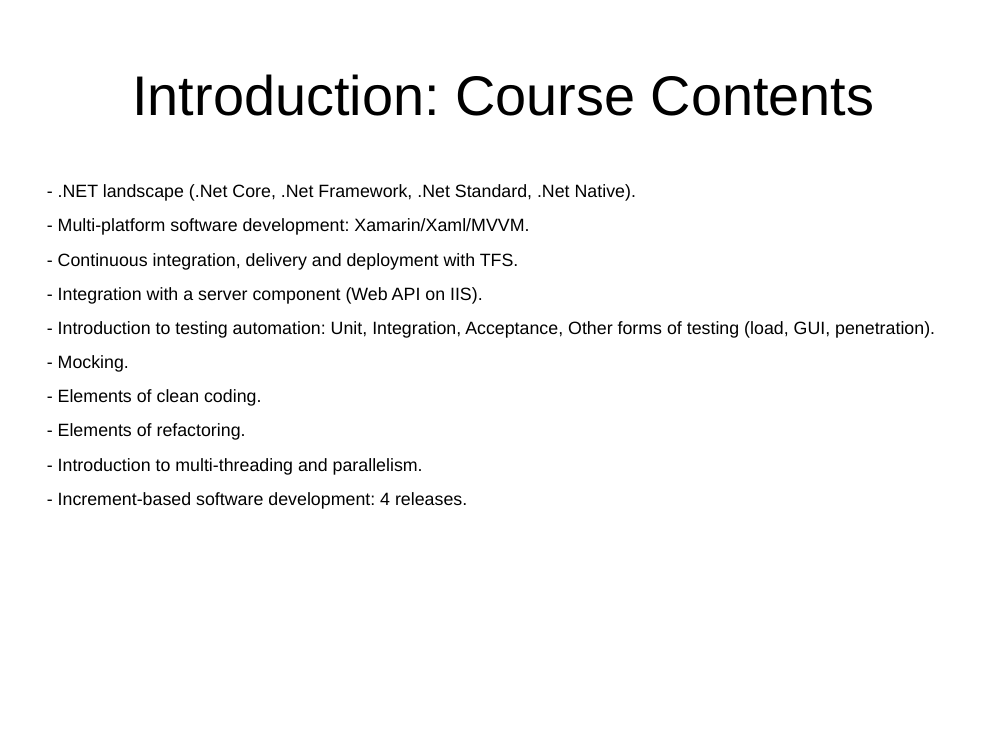
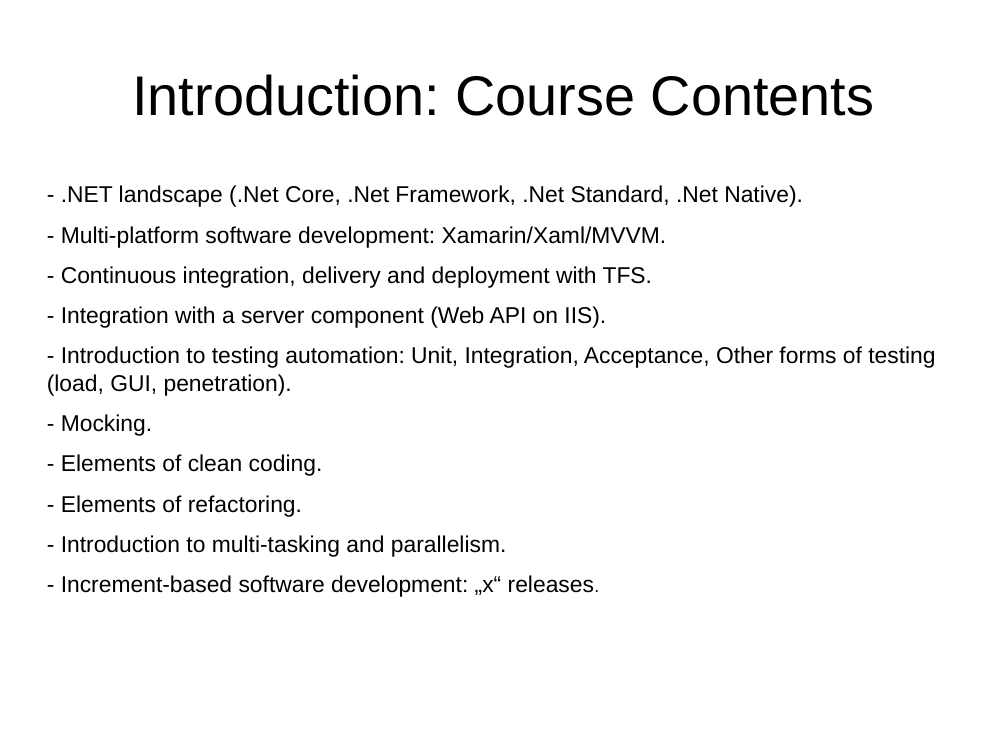
Before and after one commit to umbgtt10/TripLogFinal, a slide deck: slide 2 of Docs/Presentation.odp. Drawn at 1008x756 pixels with LibreOffice and Linux fonts; fonts in the diff are those of the drawing. Boxes give left, top, right and bottom in pixels: in the first picture for what was removed or moved away, otherwise in the second. Text is boxed around its words. In the diff, an @@ line names an element or a change of style, - is before the commit and + after.

```diff
--- a/Docs/Presentation.odp
+++ b/Docs/Presentation.odp
@@ text at (47, 185, 935, 517): size 14 to 18 pt in "- .NET landscape (.Net Core, .Net Framework, ...", "- Multi-platform software development: Xamarin/Xaml/MVVM.", "- Continuous integration, delivery and deployment with ...", "- Integration with a server component (Web ..." and 4 more places @@
@@ text at (61, 535, 594, 597): text changed; size 14 to 18 pt @@
-- Introduction to multi-threading and parallelism.
-- Increment-based software development: 4 releases.
+- Introduction to multi-tasking and parallelism.
+- Increment-based software development: „x“ releases.
```
Also in this commit, not shown: 1 other slide changed, 13 other files.
